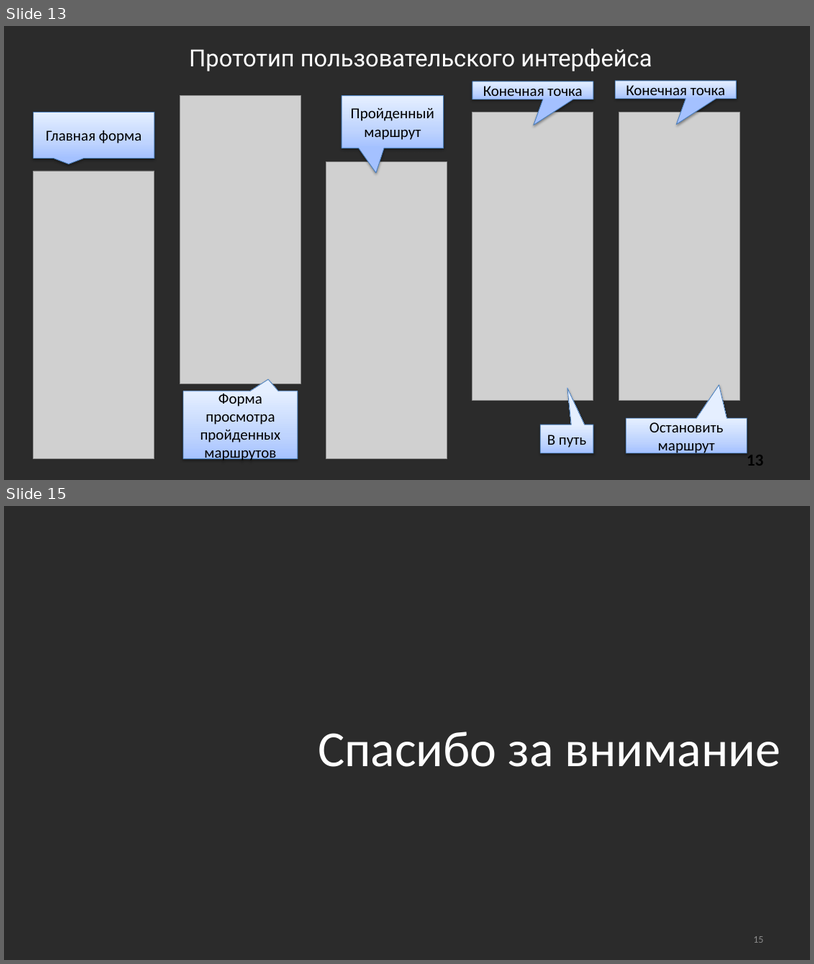
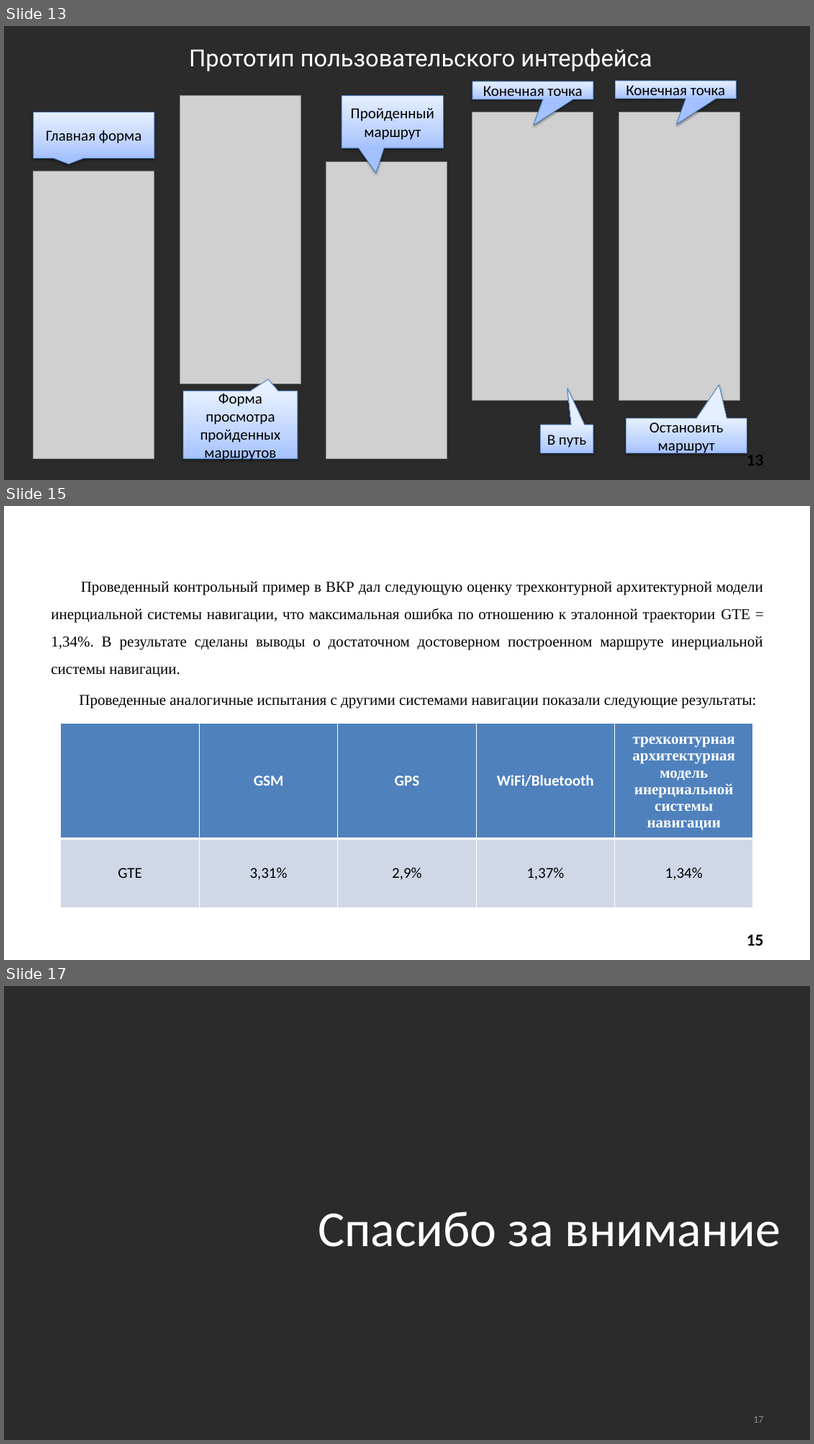
Before and after one commit to SonicRun/DiplomMaga, a slide deck: Mavlyutov_V_D_prezentatsia.pptx. Shown one above the other, each under a label of ours: slides 13 and 15 before the commit, slides 13, 15 and 17 after it; the slides between them are not shown. The pictures are 814x964 and 814x1444 pixels, drawn with LibreOffice and Linux fonts; fonts in the diff are those of the drawing; grey boxes stand for pictures; background and template pictures are left out; a plain dark background stands for a picture behind light text. Boxes give left, top, right and bottom in pixels: in the first picture for what was removed or moved away, otherwise in the second. Text is boxed around its words. In the diff, an @@ line names an element or a change of style, - is before the commit and + after.

```diff
--- a/Mavlyutov_V_D_prezentatsia.pptx
+++ b/Mavlyutov_V_D_prezentatsia.pptx
@@ slide 15 added at (4,506,810,960), background picture (left out) @@
@@ text added at (160,520,682,555), 28 pt, text #FFFFFF @@
+Точность трёхконтурной модели системы
@@ text added at (51,581,764,677), 18 pt, text #000000 @@
+Проведенный контрольный пример в ВКР дал следующую оценку трехконтурной архитектурной модели инерциальной системы навигации, что максимальная ошибка по отношению к эталонной траектории GTE = 1,34%. В результате сделаны выводы о достаточном достоверном построенном маршруте инерциальной системы навигации.
@@ text added at (79,695,756,708), 18 pt, text #000000 @@
+Проведенные аналогичные испытания с другими системами навигации показали следующие результаты:
@@ table added at (61,723,754,907), 2 rows, 5 columns @@
+ | GSM | GPS | WiFi/Bluetooth | трехконтурная архитектурная модель инерциальной системы навигации
+GTE | 3,31% | 2,9% | 1,37% | 1,34%
@@ page number added at (747,934,764,945), 20 pt, text #000000, bold @@
+15
@@ what was slide 15 is now slide 17 @@
@@ page number at (754,1416,764,1422): text changed @@
-15
+17
```
Also in this commit, not shown: 5 slides changed, 4 other slides added, 3 slides removed, 1 other file.
